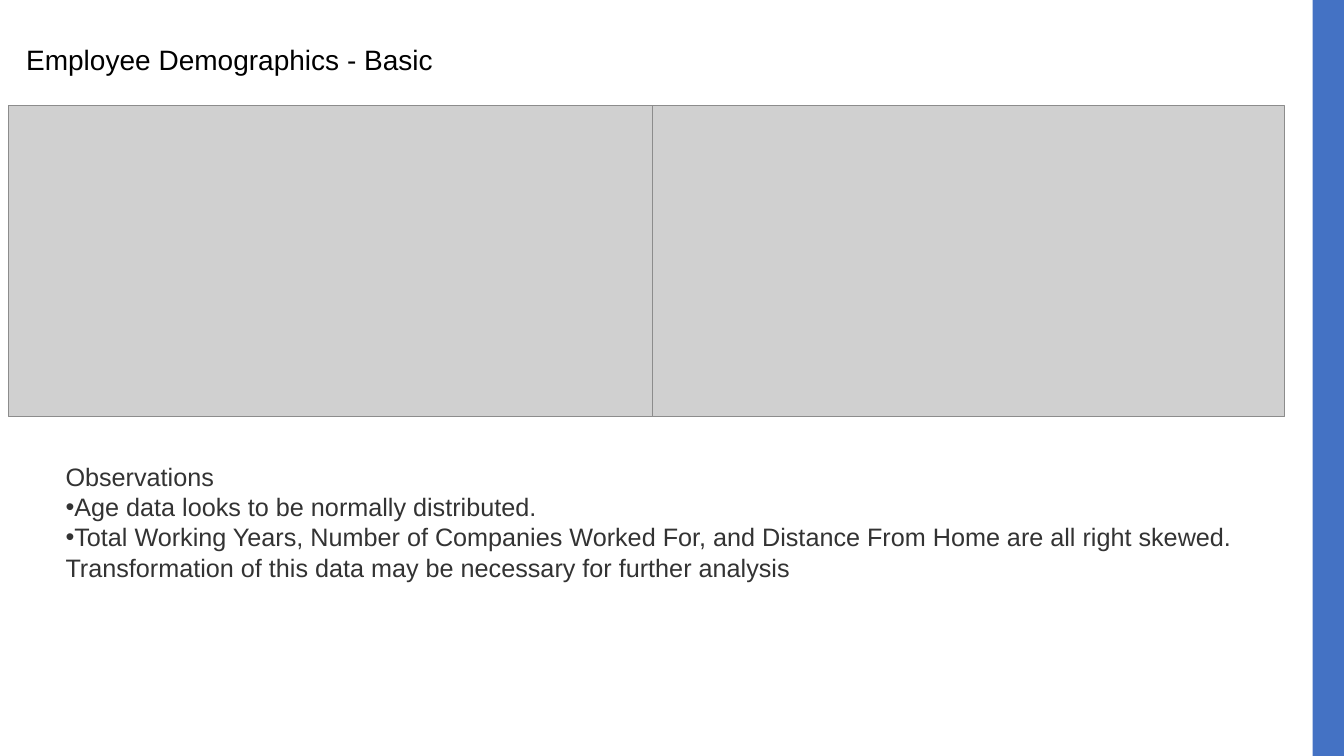
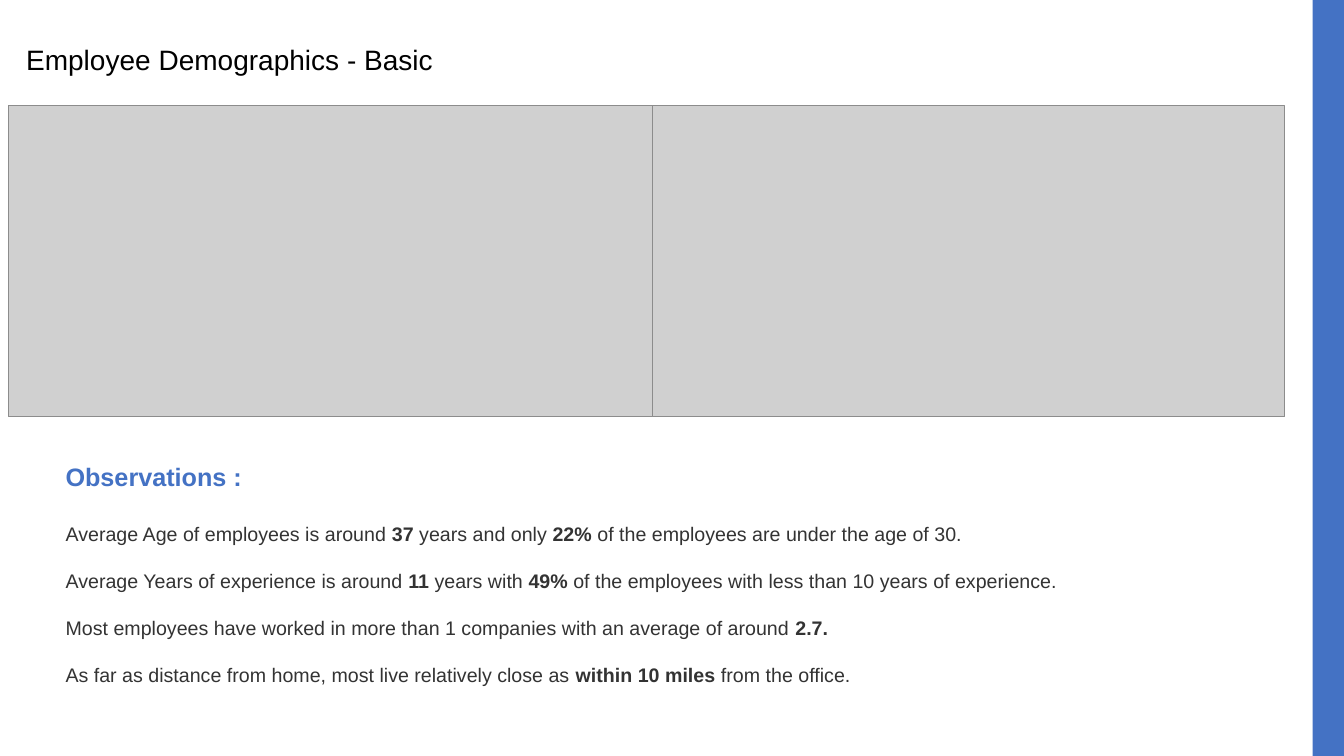
Before and after one commit to jbcroom/DS6306-MinerLeague-CaseStudy2, a slide deck: slide 3 of MinerLeague Presentation Case Study 2.pptx. Drawn at 1344x756 pixels with LibreOffice and Linux fonts; fonts in the diff are those of the drawing; grey boxes stand for pictures. Boxes give left, top, right and bottom in pixels: in the first picture for what was removed or moved away, otherwise in the second. Text is boxed around its words. In the diff, an @@ line names an element or a change of style, - is before the commit and + after.

```diff
--- a/MinerLeague Presentation Case Study 2.pptx
+++ b/MinerLeague Presentation Case Study 2.pptx
@@ text at (66,467,1056,686): text changed; size 18 to 14 pt @@
-Observations
-• Age data looks to be normally distributed.
-• Total Working Years, Number of Companies Worked For, and Distance From Home are all right skewed. Transformation of this data may be necessary for further analysis
+Observations :
+Average Age of employees is around 37 years and only 22% of the employees are under the age of 30.
+Average Years of experience is around 11 years with 49% of the employees with less than 10 years of experience.
+Most employees have worked in more than 1 companies with an average of around 2.7.
+As far as distance from home, most live relatively close as within 10 miles from the office.
```
Also in this commit, not shown: 5 other slides changed, 1 slide added, 2 slides removed.
